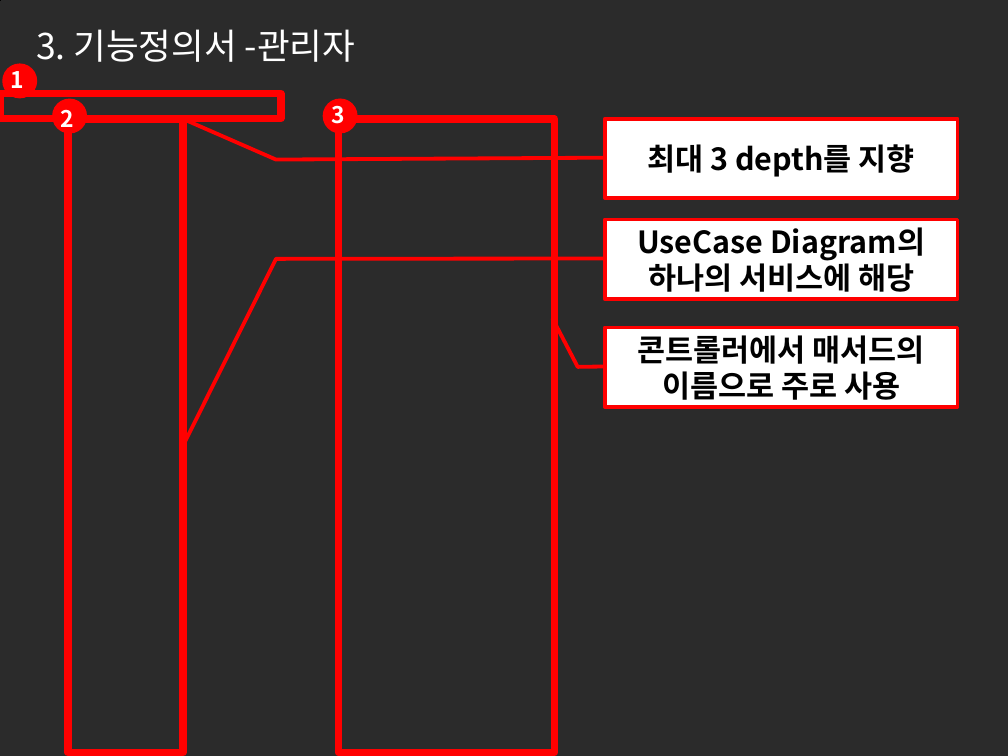
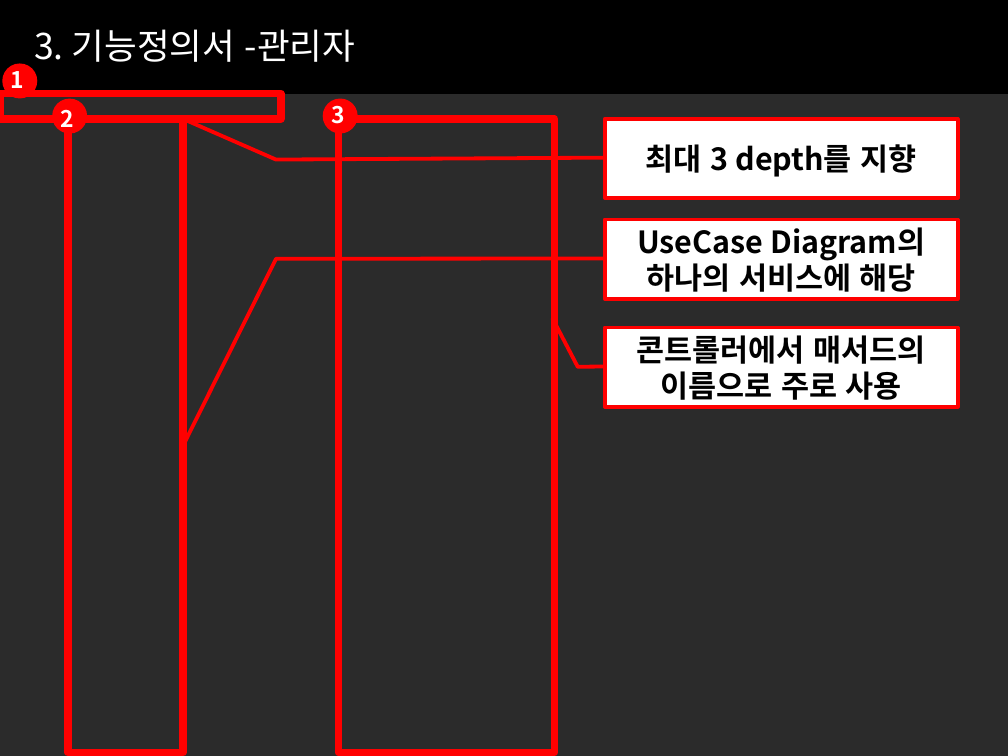
Before and after one commit to hkemt/doc, a slide deck: slide 15 of EMT_doc/1_EMT_Final_Report/EMT_FinalReport.pptx. Drawn at 1008x756 pixels with LibreOffice and Linux fonts; fonts in the diff are those of the drawing; background and template pictures are left out; a plain dark background stands for a picture behind light text. Boxes give left, top, right and bottom in pixels: in the first picture for what was removed or moved away, otherwise in the second. Text is boxed around its words. In the diff, an @@ line names an element or a change of style, - is before the commit and + after.

```diff
--- a/EMT_doc/1_EMT_Final_Report/EMT_FinalReport.pptx
+++ b/EMT_doc/1_EMT_Final_Report/EMT_FinalReport.pptx
@@ freeform shape at [0, 0, 1008, 93]: outline #000000 0.75 pt to #000000 0 pt; outline redrawn @@
```
Also in this commit, not shown: 19 other slides changed.
